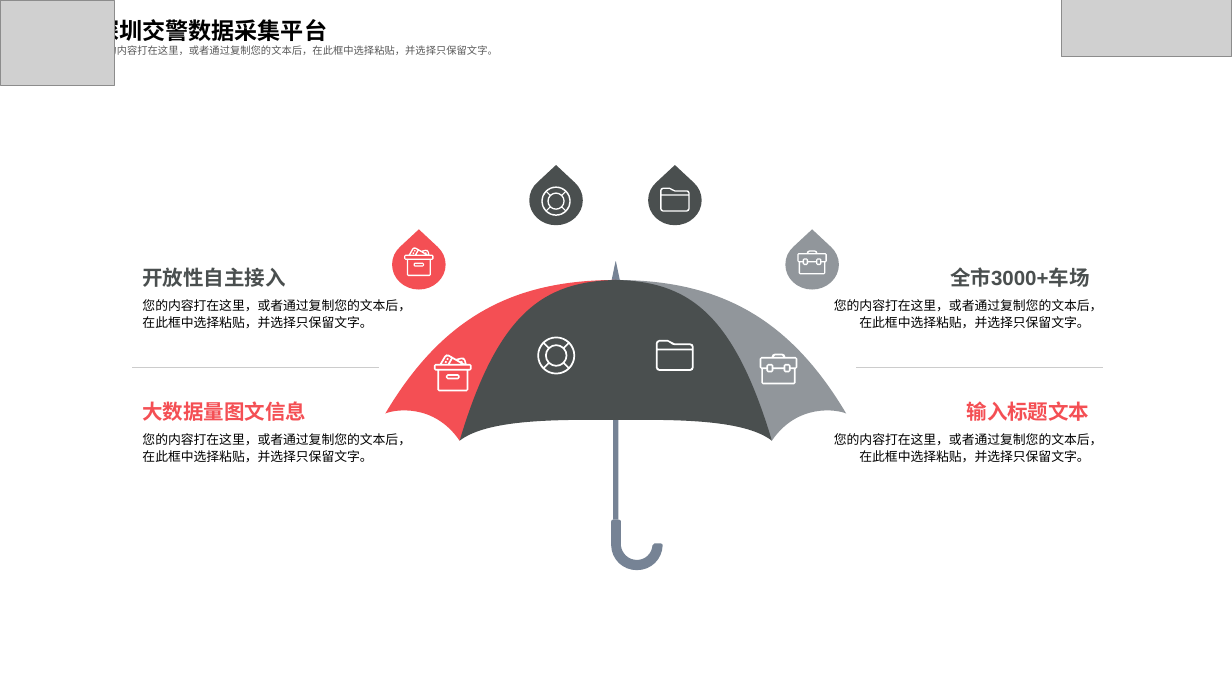
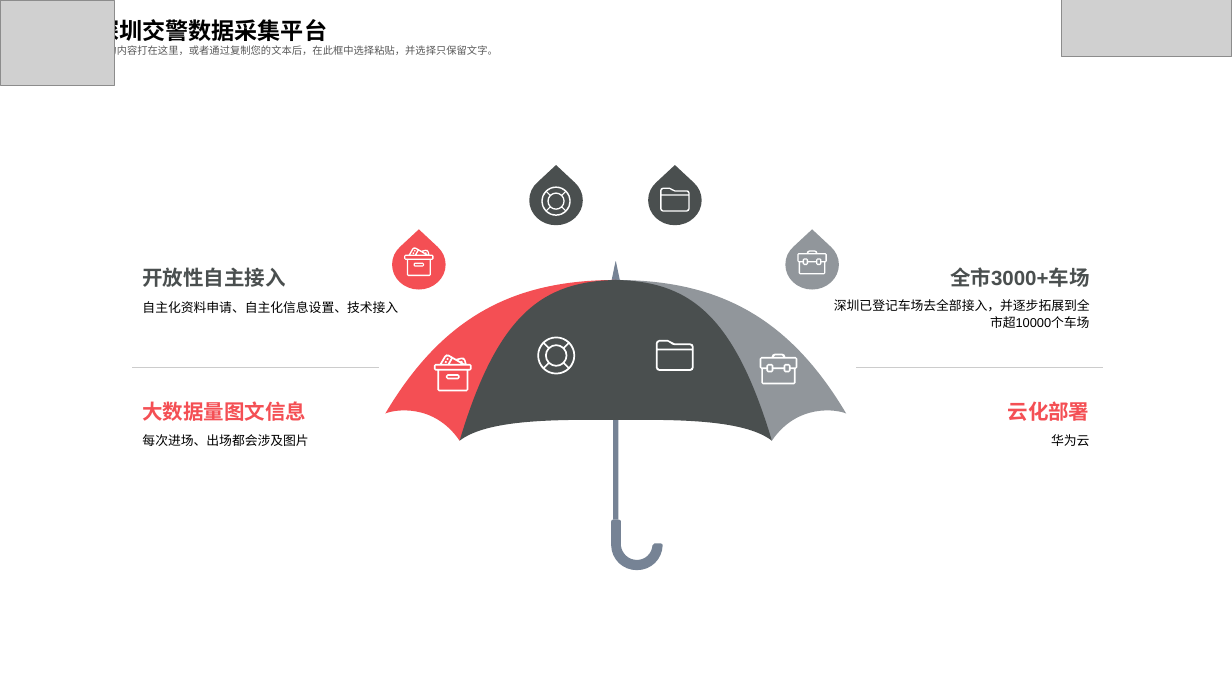
Before and after one commit to feiweihy/SpringCloud, a slide deck: slide 24 of documents/1-技术交流/中交金卡技术交流20190505.pptx. Drawn at 1232x693 pixels with LibreOffice and Linux fonts; fonts in the diff are those of the drawing; grey boxes stand for pictures. Boxes give left, top, right and bottom in pixels: in the first picture for what was removed or moved away, otherwise in the second. Text is boxed around its words. In the diff, an @@ line names an element or a change of style, - is before the commit and + after.

```diff
--- a/documents/1-技术交流/中交金卡技术交流20190505.pptx
+++ b/documents/1-技术交流/中交金卡技术交流20190505.pptx
@@ text at bbox=[834, 299, 1090, 328]: text changed @@
-您的内容打在这里，或者通过复制您的文本后，在此框中选择粘贴，并选择只保留文字。
+深圳已登记车场去全部接入，并逐步拓展到全市超10000个车场
@@ text at bbox=[142, 301, 398, 313]: text changed @@
-您的内容打在这里，或者通过复制您的文本后，在此框中选择粘贴，并选择只保留文字。
+自主化资料申请、自主化信息设置、技术接入
@@ text at bbox=[1008, 401, 1090, 421]: text changed @@
-输入标题文本
+云化部署
@@ text at bbox=[142, 434, 308, 446]: text changed @@
-您的内容打在这里，或者通过复制您的文本后，在此框中选择粘贴，并选择只保留文字。
+每次进场、出场都会涉及图片
@@ text at bbox=[1051, 434, 1089, 446]: text changed @@
-您的内容打在这里，或者通过复制您的文本后，在此框中选择粘贴，并选择只保留文字。
+华为云
```
Also in this commit, not shown: 5 other slides changed.
